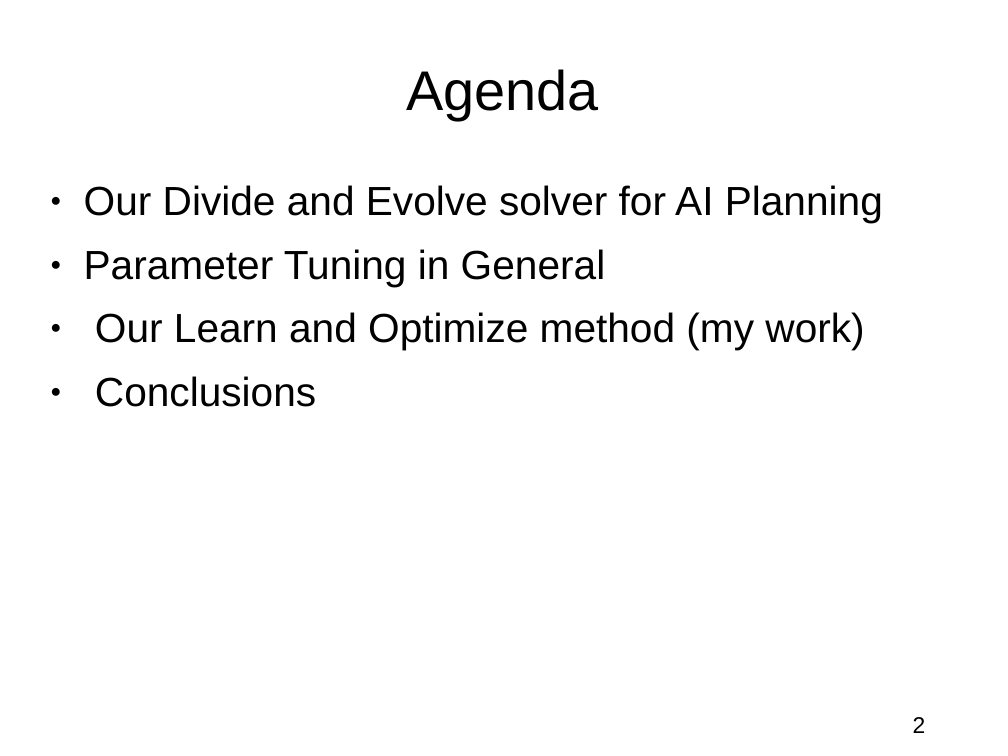
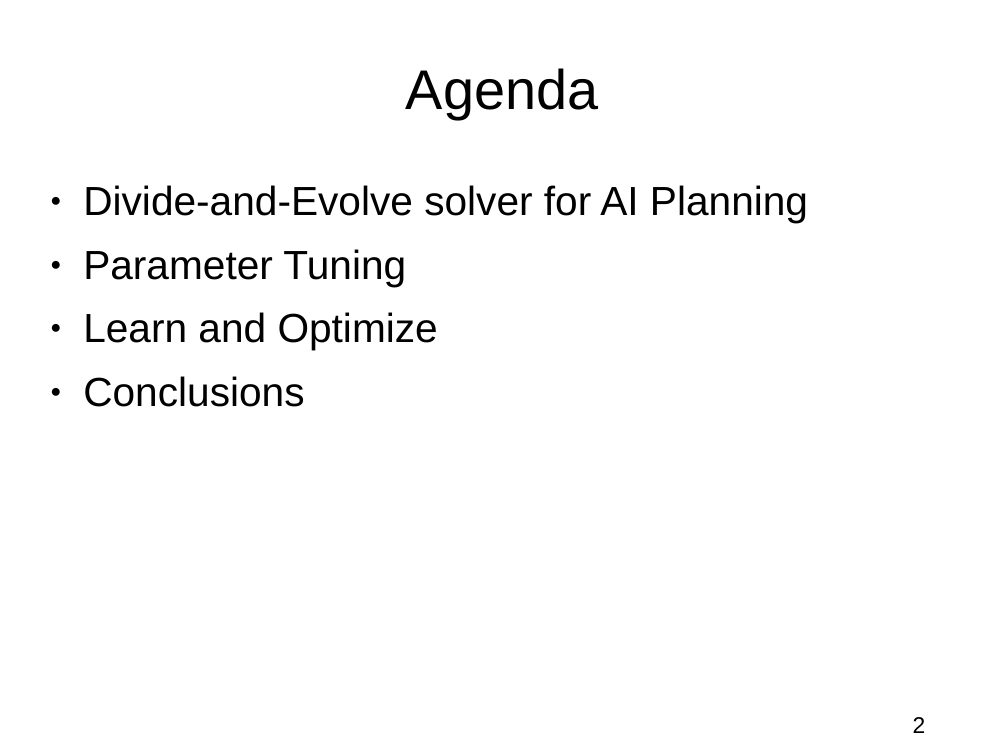
Before and after one commit to nojhan/descarwin, a slide deck: slide 2 of papers/icaps2011/icaps.ppt. Drawn at 1008x756 pixels with LibreOffice and Linux fonts; fonts in the diff are those of the drawing; background and template pictures are left out. Boxes give left, top, right and bottom in pixels: in the first picture for what was removed or moved away, otherwise in the second. Text is boxed around its words. In the diff, an @@ line names an element or a change of style, - is before the commit and + after.

```diff
--- a/papers/icaps2011/icaps.ppt
+++ b/papers/icaps2011/icaps.ppt
@@ text at [83, 185, 808, 350]: text changed @@
-● Our Divide and Evolve solver for AI Planning
-● Parameter Tuning in General
-● Our Learn and Optimize method (my work)
+● Divide-and-Evolve solver for AI Planning
+● Parameter Tuning
+● Learn and Optimize
```
Also in this commit, not shown: 24 other slides changed, 4 slides added, 5 slides removed, 2 other files.
